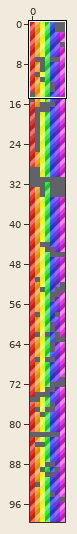
Level history. Tiled map: LudumDare/resources/maps/testLevel.tmx. Above, an overview of the earlier version with the close-up marked.
Close-up. Old version:
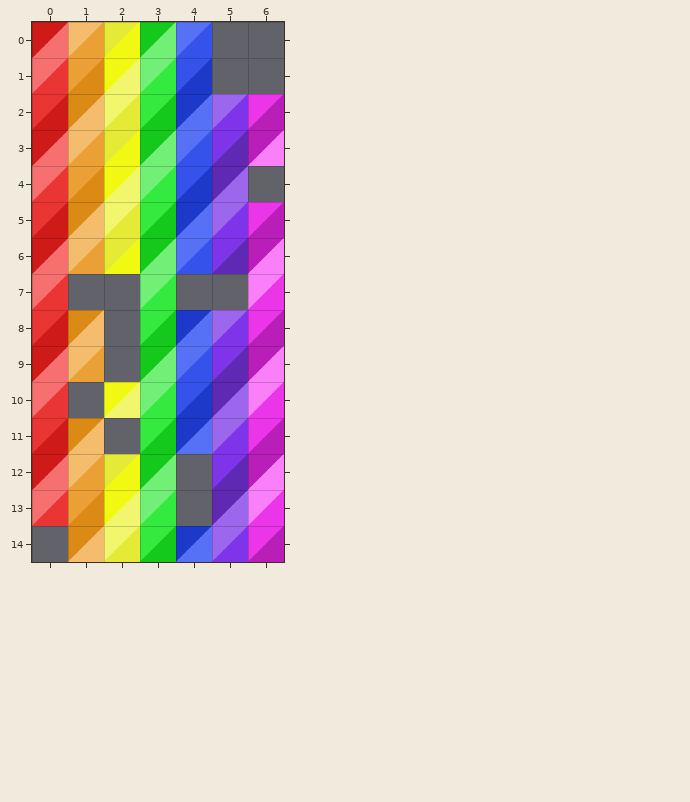
Cells are 64x64 px. Shown: x 0..6, y 0..14.
After the commit:
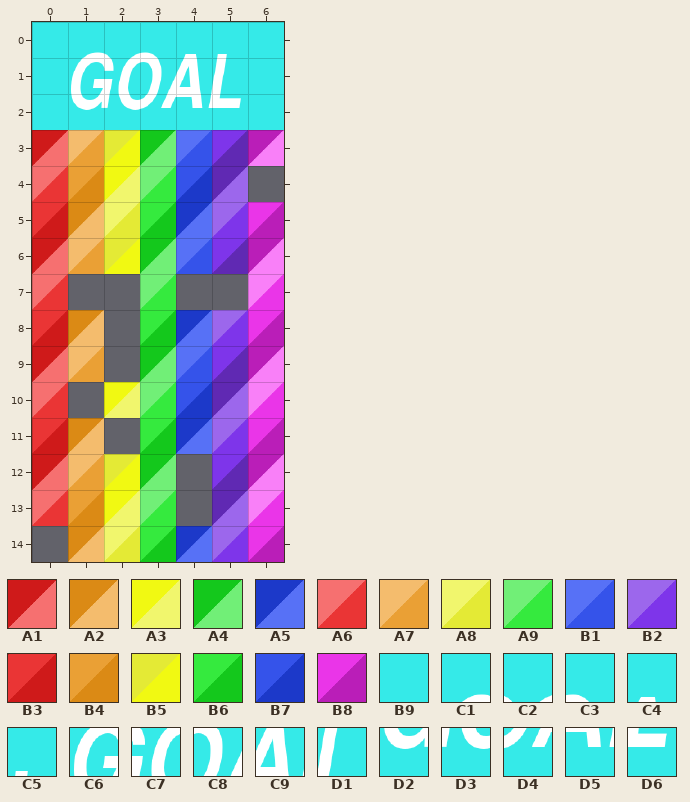
Key: from "rainbowTileSet": A1 0, A2 1, A3 2, A4 3, A5 4, A6 7, A7 8, A8 9, A9 10, B1 11, B2 12, B3 14, B4 15, B5 16, B6 17, B7 18, B8 20, B9 21, C1 22, C2 23, C3 24, C4 25, C5 26, C6 29, C7 30, C8 31, C9 32, D1 33, D2 36, D3 37, D4 38, D5 39, D6 40.
__ is an empty cell.
The edit:
{"where": "layer \"Tile Layer 1\""}
{"y":0,"x":0,"old":"A1 A7 B5 A4 B1 __ __","new":"B9 C1 C2 C3 C4 C5 B9"}
{"y":1,"x":0,"old":"A6 B4 A3 A9 B7 __ __","new":"B9 C6 C7 C8 C9 D1 B9"}
{"y":2,"x":0,"old":"B3 A2 A8 B6 A5 B2 B8","new":"B9 D2 D3 D4 D5 D6 B9"}
